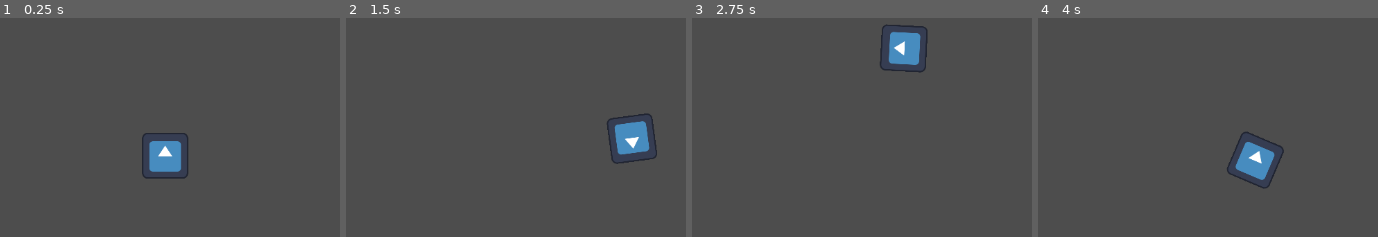
Above: before the commit, frames 1-4 (left to right).
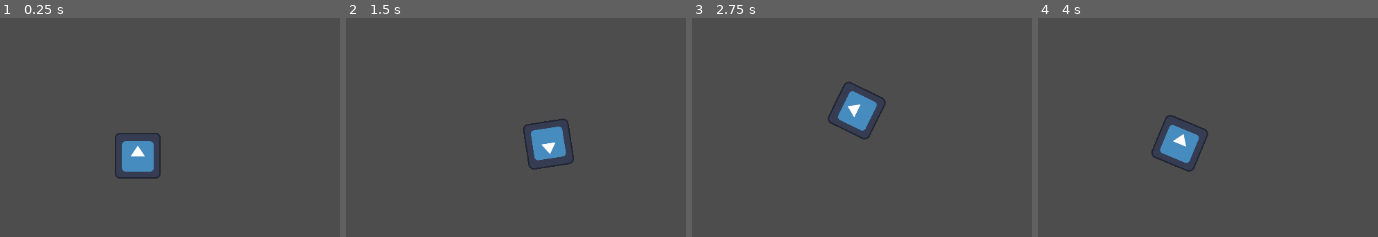
Above: after the commit, the same moments.

Repository: Overlord1704/PashtetJam1
Game: Godot game, scene res://scenes/Level/level.tscn
The game is run twice, just before and just after one commit, with the same random seed, the same clock (stepped at 60 frames per second) and the same inputs. The engine's default icon, where the game draws it, is replaced by a stand-in: a white triangle on a blue panel in a dark square.
Inputs (mouse positions are in pixels of both pictures, inside the frame that each line leads up to):
- Up to frame 1 (0.25 s): no input
- Up to frame 2 (1.5 s): move the mouse to (652, 136) at 0.52 s; click (652, 136) at 0.67 s; move the mouse to (outside the picture) at 1.27 s; click (outside the picture) at 1.42 s
- Up to frame 3 (2.75 s): move the mouse to (902, 59) at 2.02 s; click (902, 59) at 2.17 s
- Up to frame 4 (4 s): move the mouse to (outside the picture) at 2.77 s; click (outside the picture) at 2.92 s; move the mouse to (outside the picture) at 3.52 s; click (outside the picture) at 3.67 s

The runs differ from the first frame. In frame 1, 2.8% of the frame differs, in the area x 33-56%, y 52-74%; in frame 2, 3.5%; in frame 3, 3.5%, in the area x 40-70%, y 2-56%; in frame 4, 3.5%.

Commit message:
Добавил инерцию герою

Diff:
--- a/scenes/Player/VelocityComponent/VelocityComponent.gd
+++ b/scenes/Player/VelocityComponent/VelocityComponent.gd
@@ -3,31 +3,36 @@
 
 ###	Вынес передвижение персонажа в отдельный компонент. Он получает transform,и меняет velocity игрока ###
 
-@export var speed = 400
+@export var speed = 100
 
 var Velocity : Vector2
 var Transform : Transform2D
-var Direction : Vector2
 
-var ACCELERATION = 100
-var FRICTION = 50
+var ACCELERATION = 0.1 # Как быстро он ускоряется
+var BORDER := 80 # Границы, за которые velocity не может выйти
 
-var is_accel : bool
-var is_friction : bool
+var is_accel : bool # Ускоряется на ПКМ?
+var is_friction : bool # Замедляется?
 
 func _physics_process(delta):
-	Velocity = Transform.x * speed
+	Velocity += Transform.x * speed*ACCELERATION
+	Velocity.x = clamp(Velocity.x,-BORDER,BORDER)
+	Velocity.y = clamp(Velocity.y,-BORDER,BORDER)
+
 	if is_accel:
-		Accelerate()
+		Acceleration()
 	elif is_friction:
 		Friction()
-	print(Velocity.x)
+	print(Velocity)
 
-func Accelerate():
-	Velocity = Velocity.move_toward(speed*Velocity,ACCELERATION)
+func Acceleration():
+	BORDER = 250
 
 func Friction():
-	Velocity = Velocity.move_toward(Vector2.ZERO,FRICTION)
+	if BORDER != 80: # Плавное замедление персонажа
+		BORDER -= 2
+	else:
+		is_friction = false
 
 func Move(player : CharacterBody2D):
 	player.velocity = Velocity
